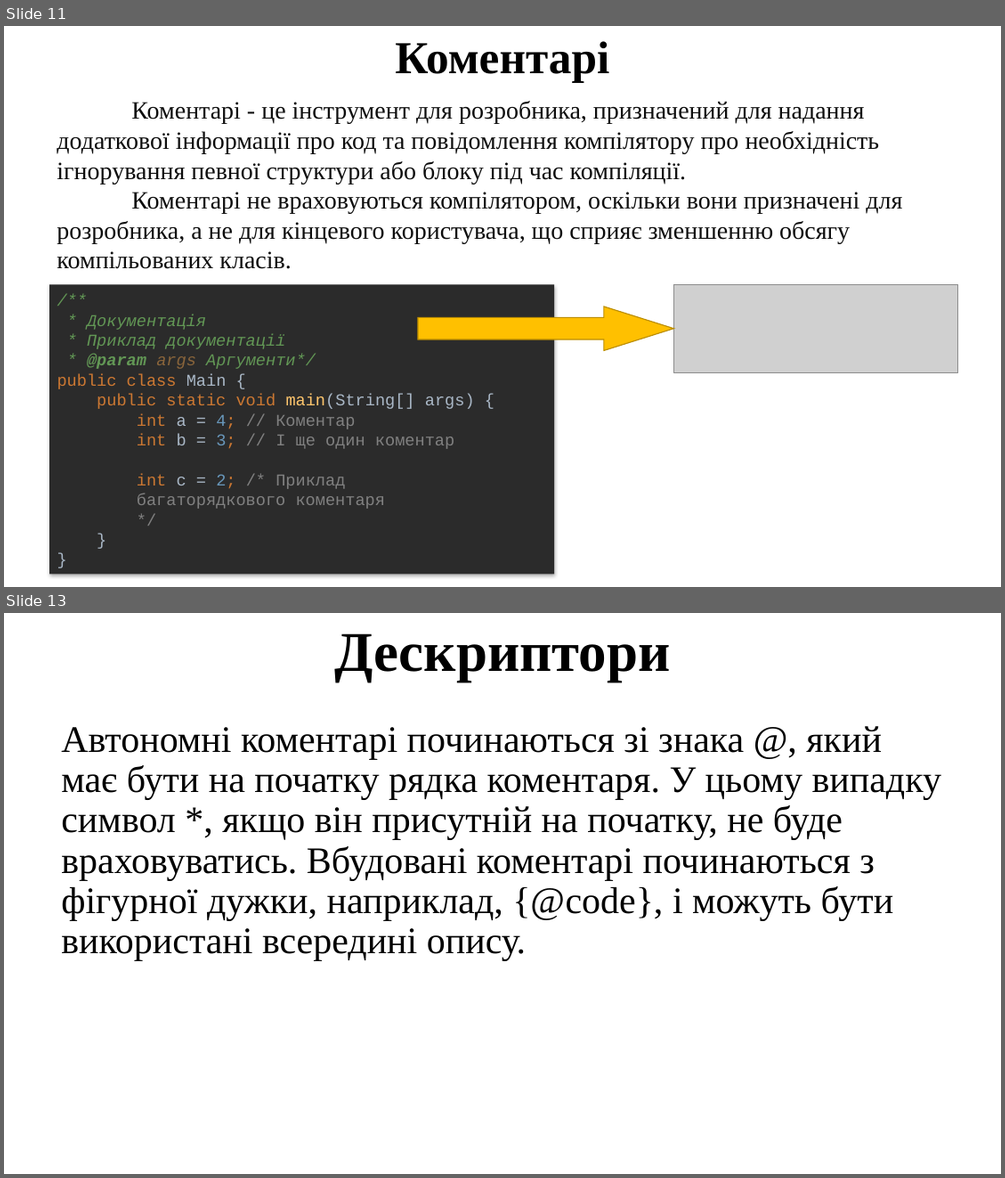
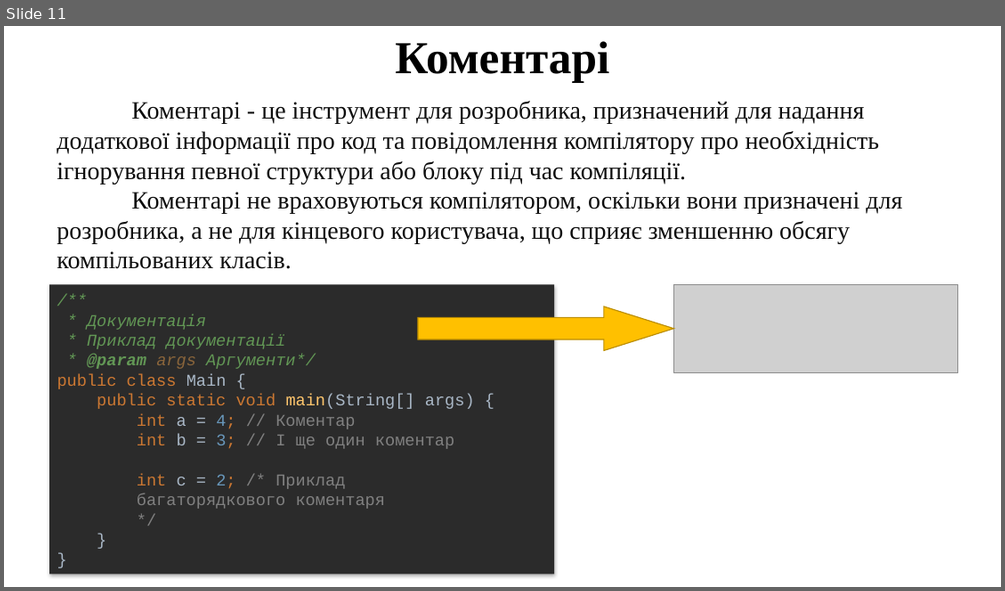
Before and after one commit to arg3ntuum/JavaCourse, a slide deck: Java Урок 2 Змінні. Перетворення типів. БО.pptx. Shown one above the other, each under a label of ours: slides 11 and 13 before the commit, slide 11 after it; the slides between them are not shown. The pictures are 1005x1178 and 1005x591 pixels, drawn with LibreOffice and Linux fonts; fonts in the diff are those of the drawing; grey boxes stand for pictures. Boxes give left, top, right and bottom in pixels: in the first picture for what was removed or moved away, otherwise in the second. Text is boxed around its words. In the diff, an @@ line names an element or a change of style, - is before the commit and + after.

```diff
--- a/Java Урок 2 Змінні. Перетворення типів. БО.pptx
+++ b/Java Урок 2 Змінні. Перетворення типів. БО.pptx
@@ slide 13 removed at box(4, 613, 1001, 1174), background #FFFFFF @@
@@ title removed at box(334, 633, 670, 682) @@
-Дескриптори
@@ text removed at box(61, 726, 942, 960) @@
-Автономні коментарі починаються зі знака @, який має бути на початку рядка коментаря. У цьому випадку символ *, якщо він присутній на початку, не буде враховуватись. Вбудовані коментарі починаються з фігурної дужки, наприклад, {@code}, і можуть бути використані всередині опису.
```
Also in this commit, not shown: 1 slide changed, 1 other slide removed.
